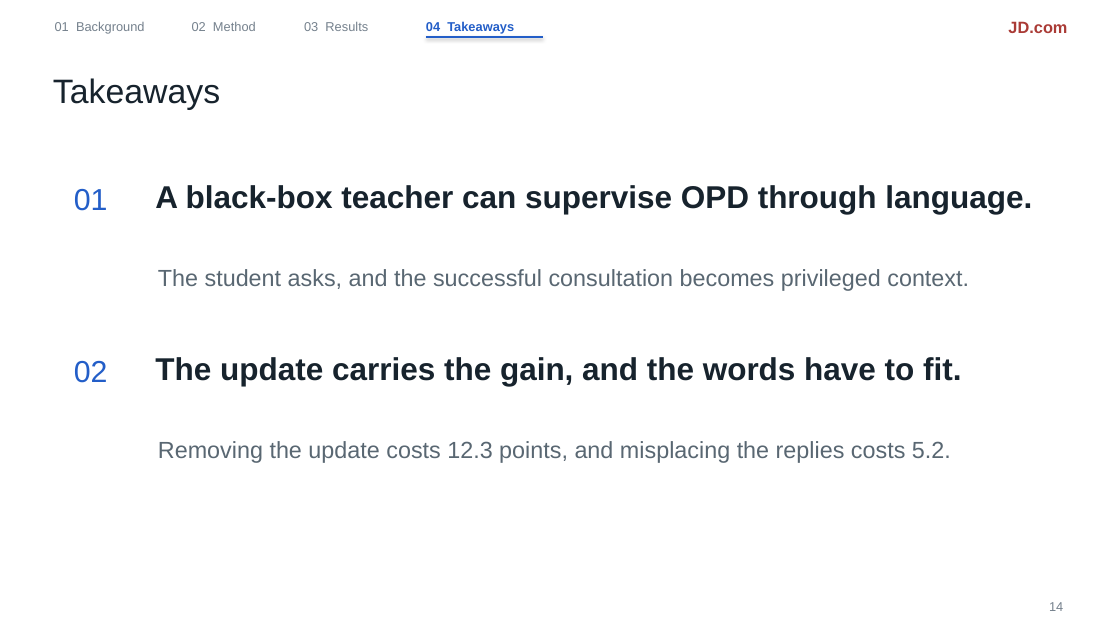
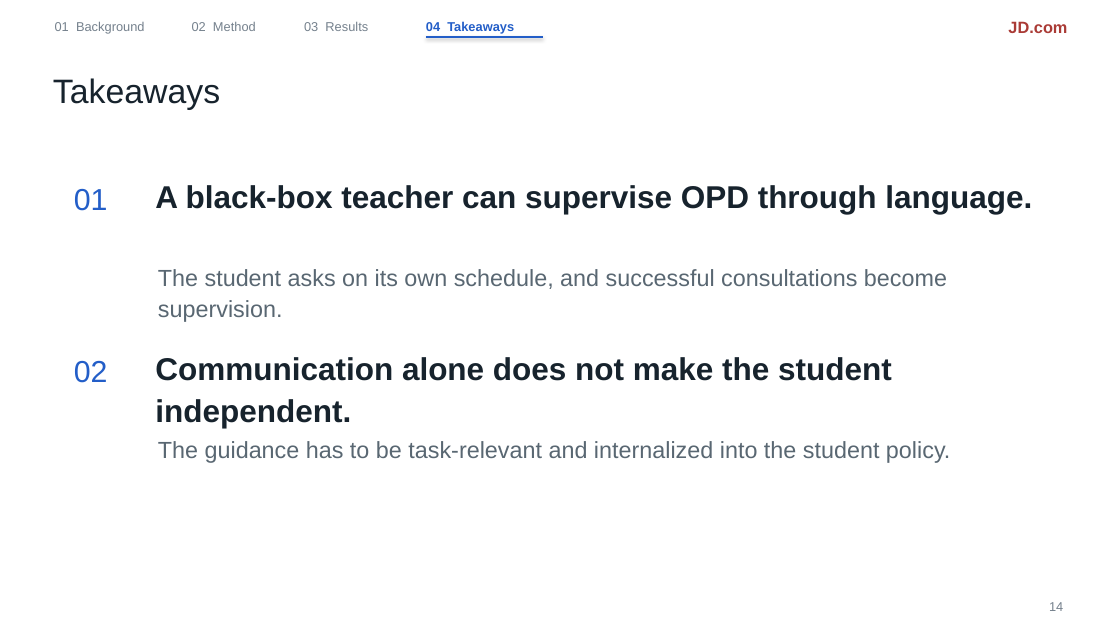
Before and after one commit to liruiluo/communicative-opsd, a slide deck: slide 14 of assets/slides/copd-slides.pptx. Drawn at 1120x630 pixels with LibreOffice and Linux fonts; fonts in the diff are those of the drawing. Boxes give left, top, right and bottom in pixels: in the first picture for what was removed or moved away, otherwise in the second. Text is boxed around its words. In the diff, an @@ line names an element or a change of style, - is before the commit and + after.

```diff
--- a/assets/slides/copd-slides.pptx
+++ b/assets/slides/copd-slides.pptx
@@ text at box(158, 269, 947, 322): text changed @@
-The student asks, and the successful consultation becomes privileged context.
+The student asks on its own schedule, and successful consultations become supervision.
@@ text at box(155, 357, 892, 428): text changed @@
-The update carries the gain, and the words have to fit.
+Communication alone does not make the student independent.
@@ text at box(158, 441, 950, 463): text changed @@
-Removing the update costs 12.3 points, and misplacing the replies costs 5.2.
+The guidance has to be task-relevant and internalized into the student policy.
```
Also in this commit, not shown: 2 other files.
